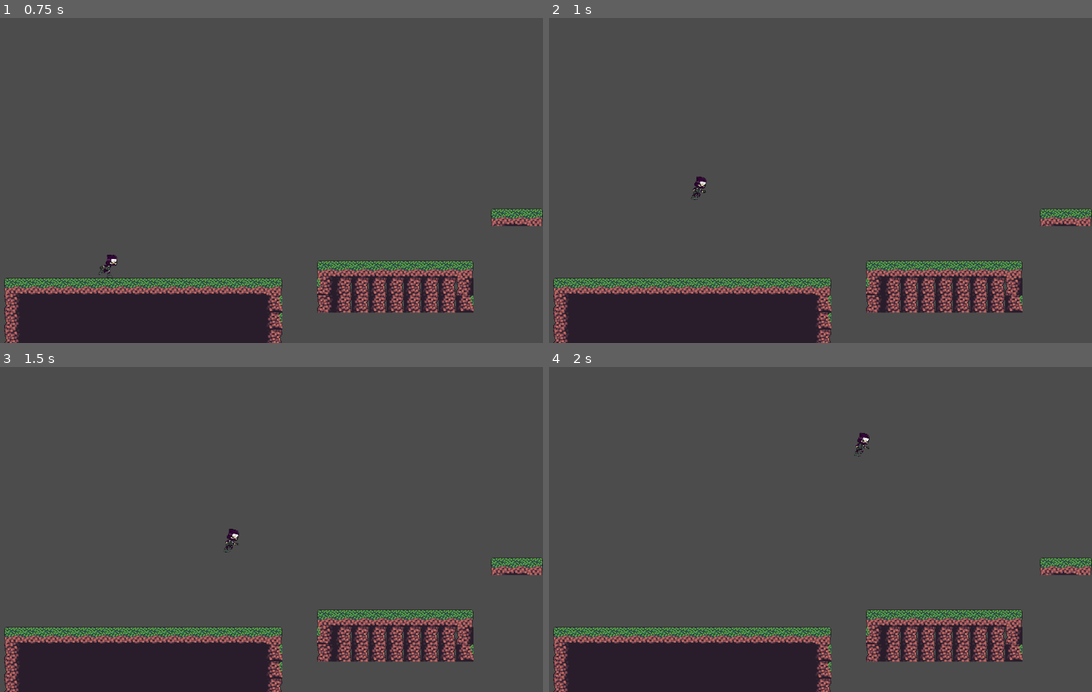
Above: before the commit, frames 1-4 (two rows, left to right).
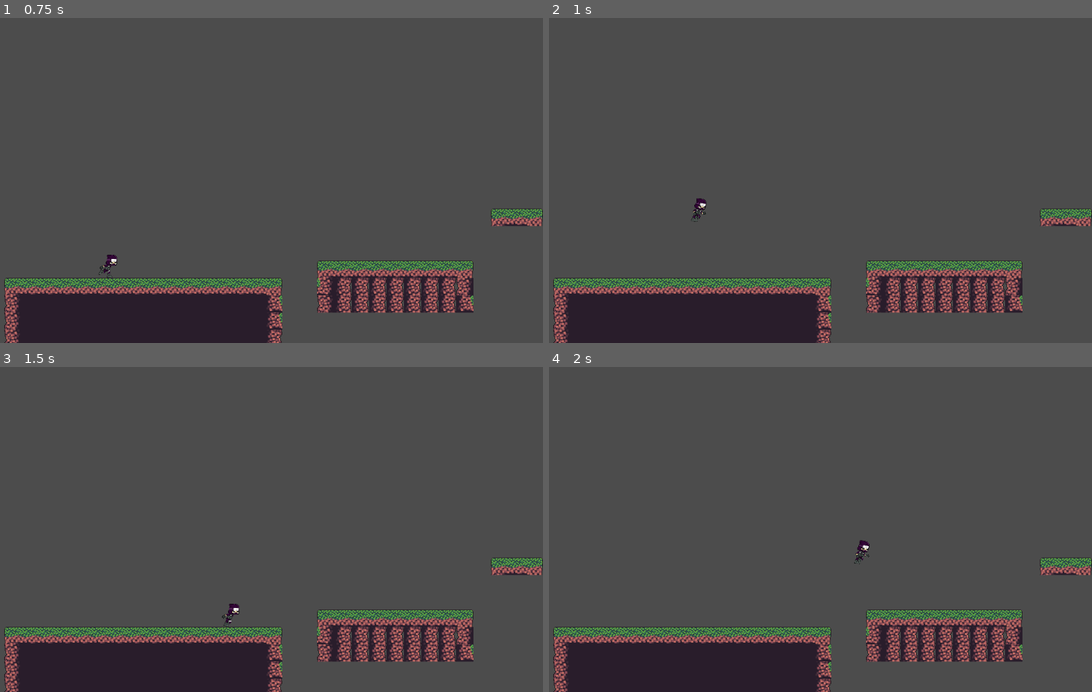
Above: after the commit, the same moments.

Repository: samopro/Robot-Ninja
Game: Godot game, scene res://Level1.tscn
The game is run twice, just before and just after one commit, with the same random seed, the same clock (stepped at 60 frames per second) and the same inputs. The project has no main scene, so this scene is started directly.
Inputs:
- Up to frame 1 (0.75 s): hold Right (ui_right) from 0.53 s (still down)
- Up to frame 2 (1 s): keep holding Right (ui_right); tap Space (ui_select) at 0.77 s
- Up to frame 3 (1.5 s): keep holding Right (ui_right)
- Up to frame 4 (2 s): keep holding Right (ui_right); tap Space (ui_select) at 1.52 s

Frame 1 is identical in both runs. In frame 2, 0.2% of the frame differs, in the area x 26-29%, y 48-63%; in frame 3, 0.2%; in frame 4, 0.2%.

Commit message:
make ninja Jump lower

Diff:
--- a/Ninja.gd
+++ b/Ninja.gd
@@ -4,7 +4,7 @@
 
 const GRAVITY = 35
 const SPEED = 300
-const JUMPFORCE = - 950
+const JUMPFORCE = - 750
 
 func _physics_process(delta):
 
